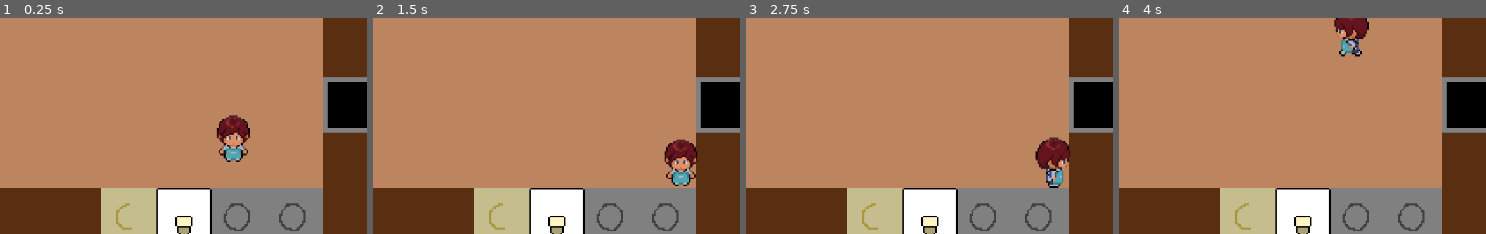
Above: before the commit, frames 1-4 (left to right).
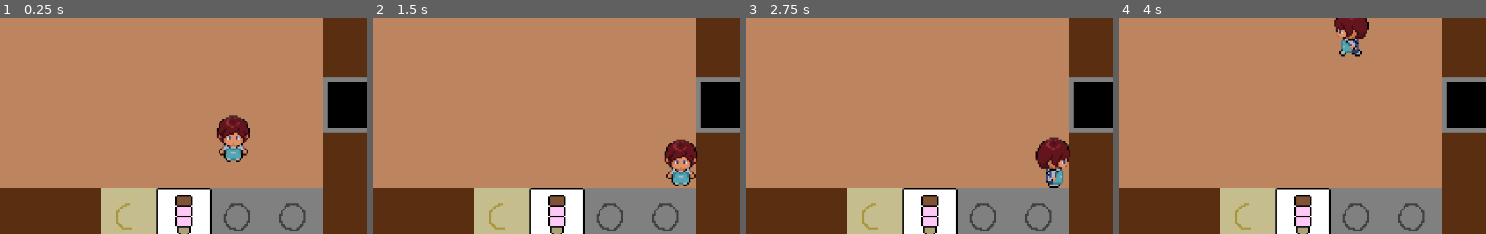
Above: after the commit, the same moments.

Repository: ElectricSpace25/Between-Scoops
Game: Godot game, scene res://Levels/Shop/shop.tscn
Two runs of this game, one before a commit and one after it. Both use one fixed random seed, a clock stepped at 60 frames per second and the inputs below.
Inputs:
- Up to frame 1 (0.25 s): no input
- Up to frame 2 (1.5 s): hold D (walk_right) 0.53-1.28 s; hold E (interact) 0.53-1.28 s; tap Enter at 1.25 s; hold S (walk_down) from 1.28 s (still down); tap E (interact) at 1.35 s
- Up to frame 3 (2.75 s): release S (walk_down) at 2.03 s; hold D (walk_right) from 2.03 s (still down); hold E (interact) from 2.03 s (still down)
- Up to frame 4 (4 s): tap Space at 2.75 s; release D (walk_right) at 2.78 s; release E (interact) at 2.78 s; hold W (walk_up) 2.78-3.53 s; tap E (interact) at 2.85 s; hold A (walk_left) from 3.53 s (still down); hold E (interact) from 3.53 s (still down)
The pictures show only the part of the screen within x 40-90%, y 33-83%; the shares and areas given below are measured in that part.

The runs differ from the first frame. In frame 1, 0.6% of the frame differs, in the area x 47-53%, y 81-97%; in frame 2, 0.6%; in frame 3, 0.6%; in frame 4, 0.6%.

Commit message:
Added one time customer spawning and despawning

Diff:
--- a/Customer/customer.gd
+++ b/Customer/customer.gd
@@ -17,5 +17,7 @@
 func _on_interact():
 	if player_ice_cream.hasCone && player_ice_cream.scoops == ice_cream.scoops:
 		print("Correct order!")
+		player_ice_cream.clear()
+		queue_free()
 	else:
 		print("Wrong order!")
--- /dev/null
+++ b/Levels/Shop/shop.gd
@@ -0,0 +1,8 @@
+extends Node2D
+
+var customer = load("res://Customer/customer.tscn")
+
+func _ready():
+	var new_customer = customer.instantiate()
+	add_child(new_customer)
+	new_customer.position = Vector2i(272, 244)
--- a/Levels/Shop/shop.tscn
+++ b/Levels/Shop/shop.tscn
@@ -1,11 +1,11 @@
 [gd_scene load_steps=10 format=4 uid="uid://dvd16v4poj8hh"]
 
 [ext_resource type="PackedScene" uid="uid://c8ldqs2ik8dbq" path="res://Player/player.tscn" id="1_e5fds"]
+[ext_resource type="Script" path="res://Levels/Shop/shop.gd" id="1_l5ag7"]
 [ext_resource type="Texture2D" uid="uid://3ep7dalg6pjy" path="res://Levels/Shop/ShopTileSet.png" id="2_jmbhc"]
 [ext_resource type="PackedScene" uid="uid://cabv6yl4ij8tu" path="res://IceCream/ice_cream.tscn" id="3_sutp4"]
 [ext_resource type="PackedScene" uid="uid://cy2oghn4n4vp4" path="res://Objects/ice_cream_tub.tscn" id="4_4ak0b"]
 [ext_resource type="PackedScene" uid="uid://owcjygqt8cnl" path="res://Objects/cone_dispenser.tscn" id="5_pgjp3"]
-[ext_resource type="PackedScene" uid="uid://3lhsym8iwydb" path="res://Customer/customer.tscn" id="6_d2y2p"]
 [ext_resource type="PackedScene" uid="uid://d38ej1a1jhuag" path="res://Objects/trash.tscn" id="7_86lcm"]
 
 [sub_resource type="TileSetAtlasSource" id="TileSetAtlasSource_pxtdm"]
@@ -32,6 +32,7 @@
 sources/0 = SubResource("TileSetAtlasSource_pxtdm")
 
 [node name="Shop" type="Node2D"]
+script = ExtResource("1_l5ag7")
 
 [node name="Player" parent="." instance=ExtResource("1_e5fds")]
 z_index = 1
@@ -67,8 +68,5 @@
 [node name="ConeDispenser" parent="." instance=ExtResource("5_pgjp3")]
 position = Vector2(239, 192)
 
-[node name="Customer" parent="." instance=ExtResource("6_d2y2p")]
-position = Vector2(272, 244)
-
 [node name="Trash" parent="." instance=ExtResource("7_86lcm")]
 position = Vector2(352, 144)
